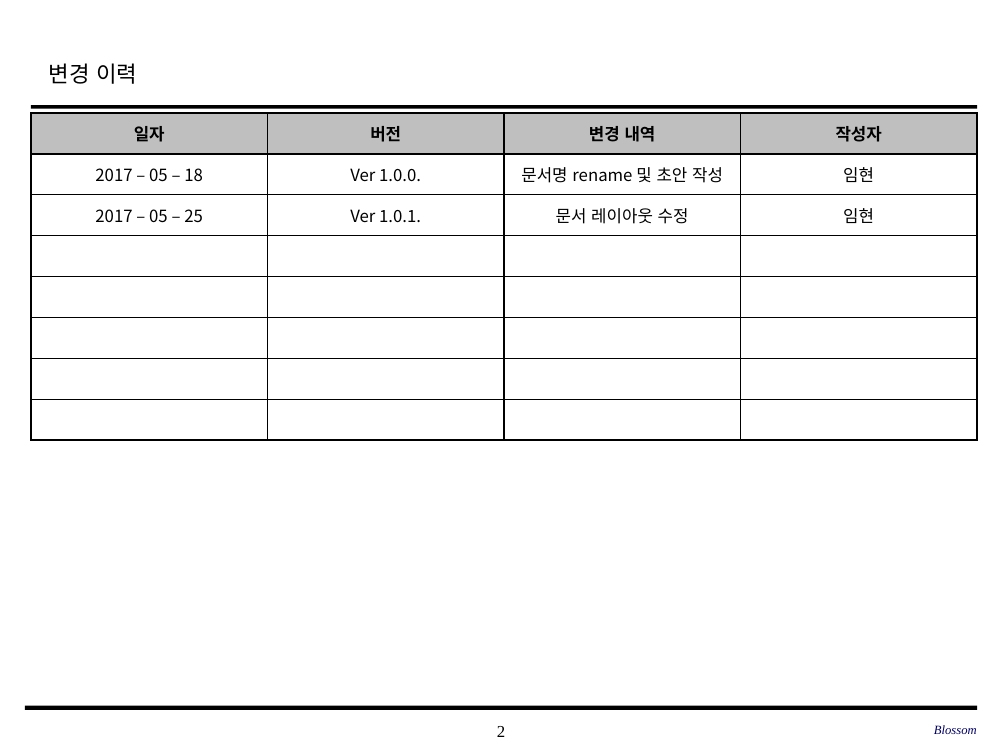
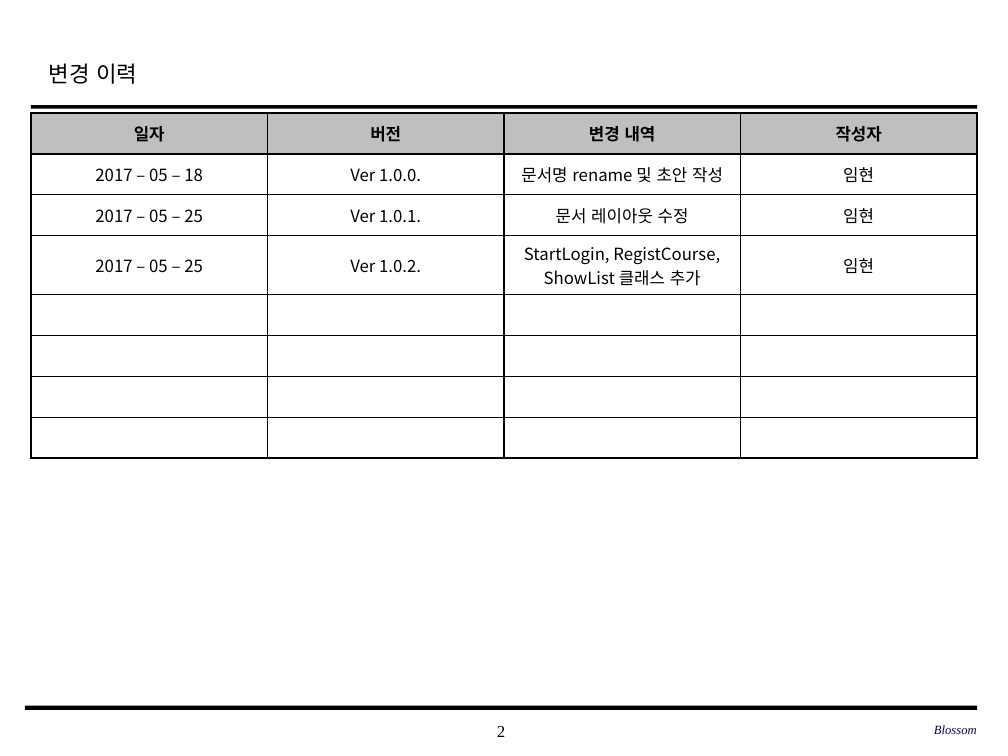
Before and after one commit to SE-admin/SE2017_6_blossom, a slide deck: slide 2 of doc/3_ 설계서/Class Design_6_blossom.pptx. Drawn at 1008x756 pixels with LibreOffice and Linux fonts; fonts in the diff are those of the drawing; background and template pictures are left out. Boxes give left, top, right and bottom in pixels: in the first picture for what was removed or moved away, otherwise in the second. Text is boxed around its words. In the diff, an @@ line names an element or a change of style, - is before the commit and + after.

Commit message:
2017 - 05 - 25	Ver 1.0.2	StartLogin, RegistCourse, ShowList 클래스 추가	임현

```diff
--- a/doc/3_ 설계서/Class Design_6_blossom.pptx
+++ b/doc/3_ 설계서/Class Design_6_blossom.pptx
@@ table at (31,113,979,450) @@
+row 4: 2017 – 05 – 25 | Ver 1.0.2. | StartLogin, RegistCourse, ShowList 클래스 추가 | 임현
-row 8:  |  |  | 
```
Also in this commit, not shown: 1 other slide changed, 6 slides added.
